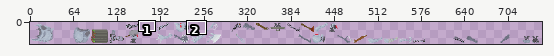
Two versions of one sprite sheet, sprites/sprPjSpine/Character Concept.png. The picture above shows the old version from afar; the outline marks the close-up.
Close-up. Old version:
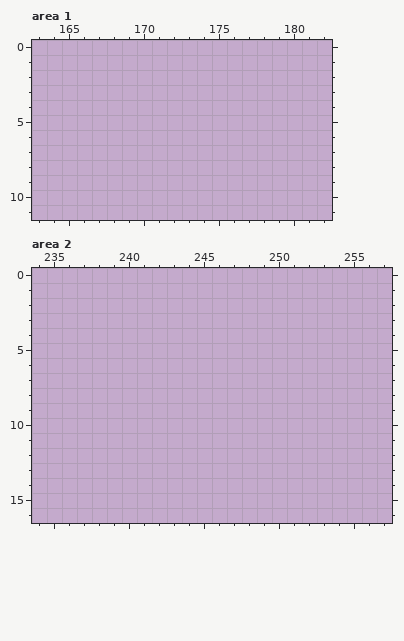
The file is 512x32 pixels. Colours within 5 levels of each other are drawn and written as one. Shown: area 1: x 163..182, y 0..11; area 2: x 234..257, y 0..16. The old version is drawn lined up with the new one. The wide view leaves out empty margins. The commit also changed other parts of the picture, which this record leaves out.
Palette (. is transparent): 
Once edited:
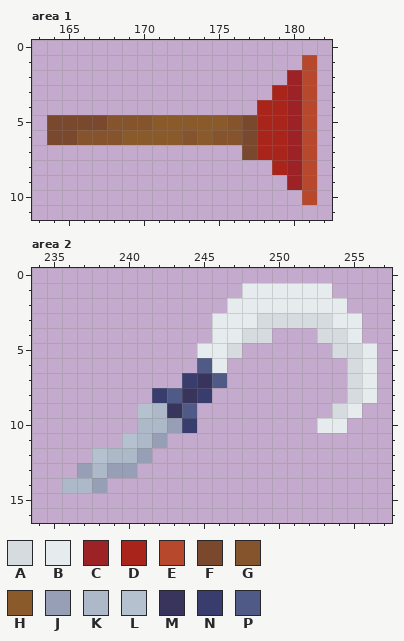
Colours new in this view: A #d5dbde  B #e6ebed  C #9c2226  D #a9251b  E #b8482c  F #7a482d  G #85542d  H #8b5a2b  J #969fb5  K #adb8c8  L #b6c1cf  M #38345c  N #393d6e  P #505a87
Change:
canvas 512x32 -> 1024x32; drawings rearranged on the sheet (the old picture shows each at its new place; 9 dropped ones are not shown)
Changed rows in their new state; - is an unchanged pixel.
Area 1:
first column x 164:
 1 -----------------E
 2 ----------------CE
 3 ---------------DCE
 4 --------------DDCE
 5 FFFFGGGHHHHHGFDDCE
 6 FFGGGHHHHGHGGFDDCE
 7 -------------FDDCE
 8 ---------------DCE
 9 ----------------CE
10 -----------------E
Area 2:
first column x 236:
 1 ------------BBBBBB---
 2 -----------BBBBBBBB--
 3 ----------BBBAAAAABB-
 4 ----------BBAA---AAB-
 5 ---------BBA------AAB
 6 ---------PB--------AB
 7 --------NMP--------AB
 8 ------NPMN---------AB
 9 -----LKMP---------AB-
10 -----KKJN--------BB--
11 ----LKJ--------------
12 --LKKJ---------------
13 -JKJJ----------------
14 KKJ------------------
Boxes around the changes in both close-ups, in picture pixels (x1, y1, x2, y2):
added: (47, 55, 317, 205)
added: (62, 283, 377, 493)
